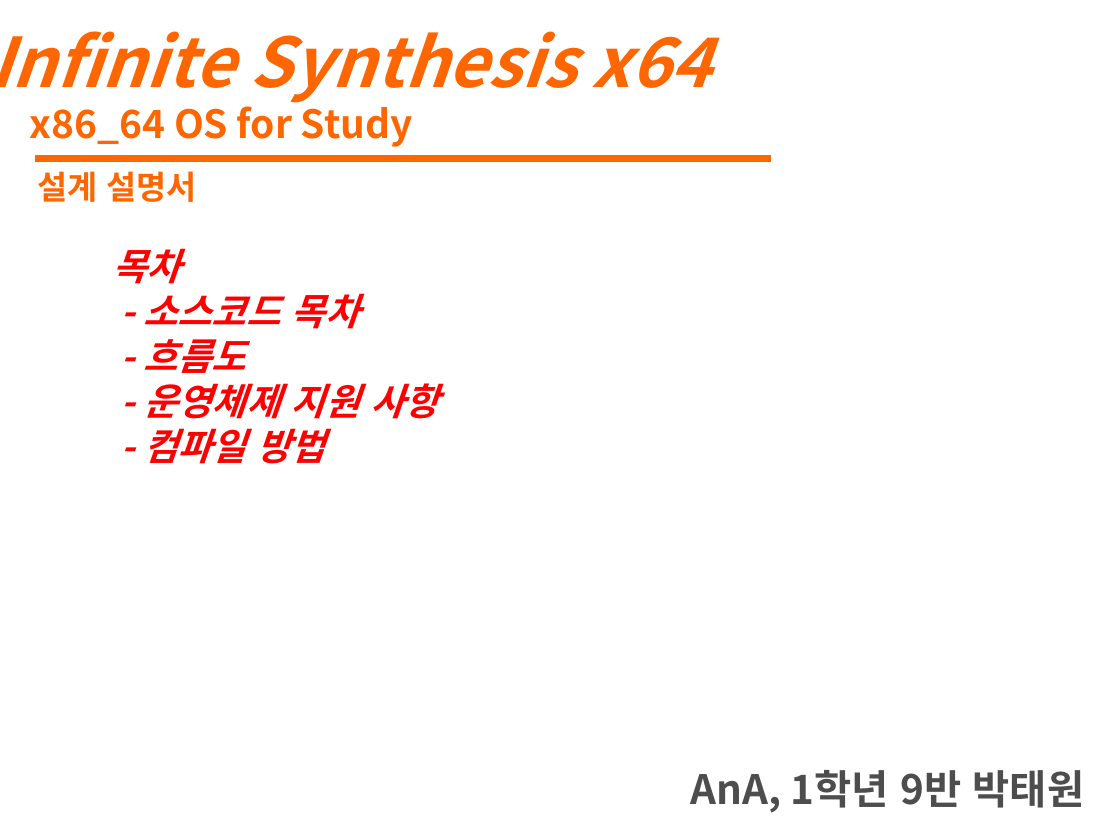
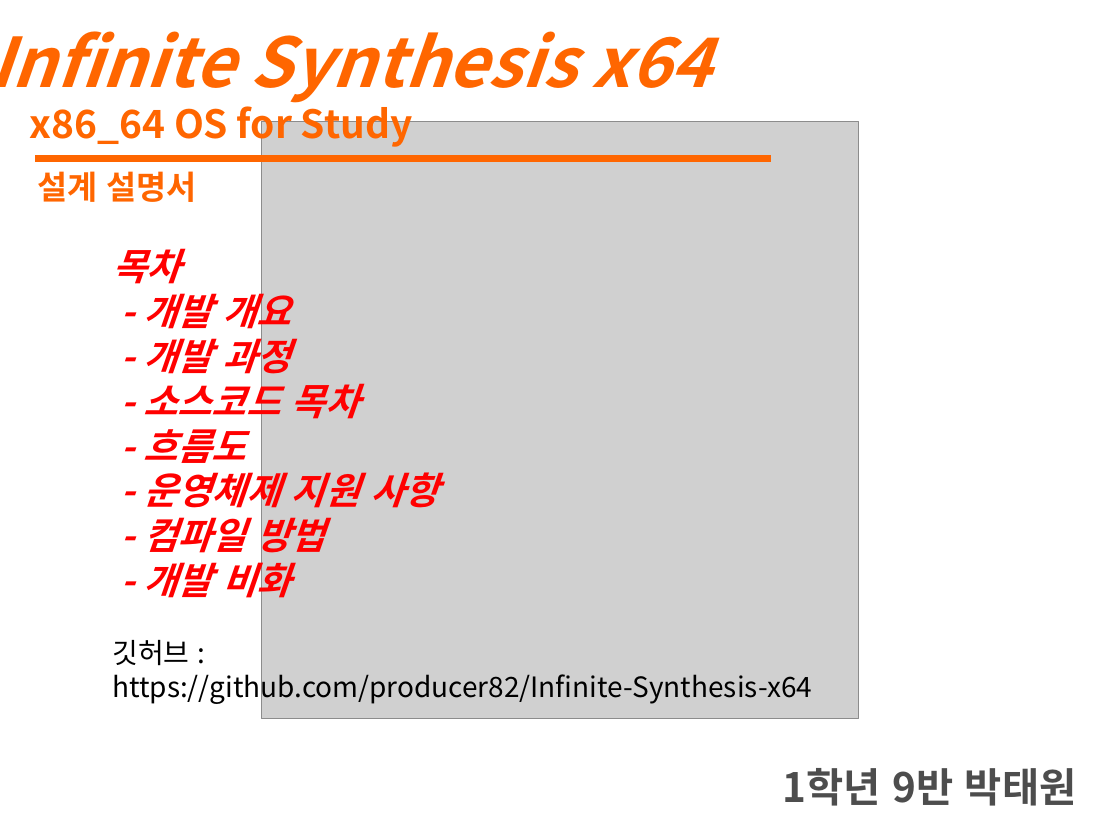
Before and after one commit to producer82/Infinite-Synthesis-x64, a slide deck: slide 1 of 0dev/Infinite Synthesis x64 설계.pptx. Drawn at 1120x840 pixels with LibreOffice and Linux fonts; fonts in the diff are those of the drawing; grey boxes stand for pictures. Boxes give left, top, right and bottom in pixels: in the first picture for what was removed or moved away, otherwise in the second. Text is boxed around its words. In the diff, an @@ line names an element or a change of style, - is before the commit and + after.

```diff
--- a/0dev/Infinite Synthesis x64 설계.pptx
+++ b/0dev/Infinite Synthesis x64 설계.pptx
@@ picture added at [261, 121, 858, 718] @@
@@ text at [143, 285, 291, 381]: paragraphs added @@
+- 개발 개요
+- 개발 과정
@@ text at [112, 554, 812, 705]: paragraphs added @@
+- 개발 비화
+깃허브 :
+https://github.com/producer82/Infinite-Synthesis-x64
@@ text at [783, 768, 1077, 806]: text changed @@
-AnA, 1학년 9반 박태원
+1학년 9반 박태원
```
Also in this commit, not shown: 6 slides added, 2 other files.
